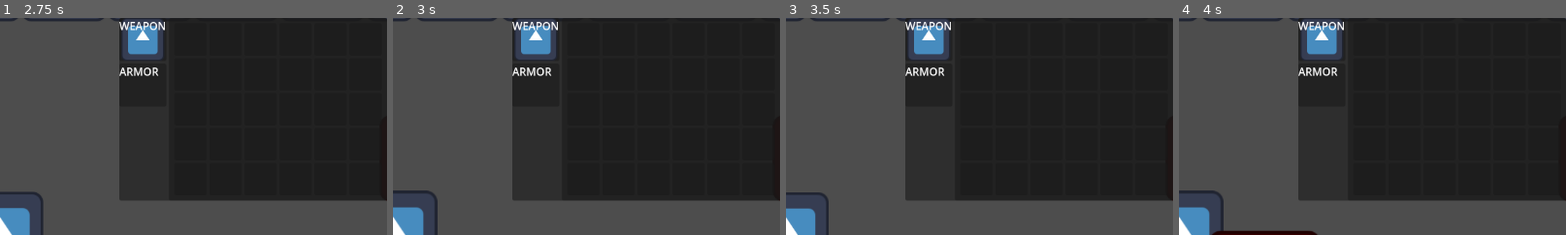
Above: before the commit, frames 1-4 (left to right).
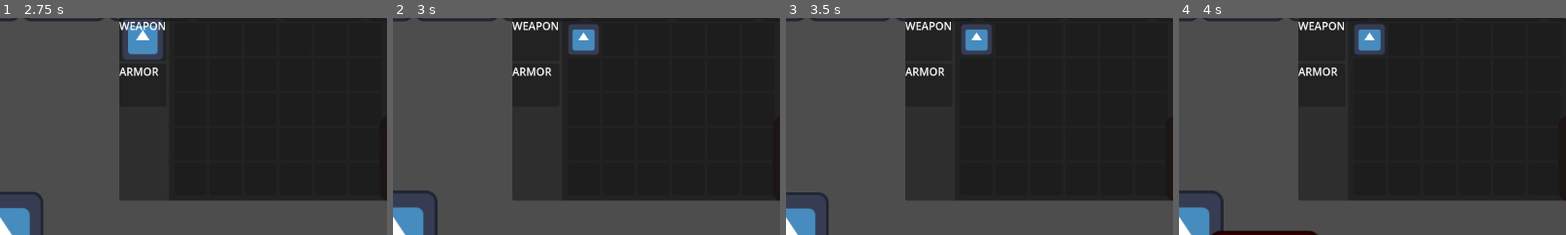
Above: after the commit, the same moments.

Repository: PietPadda/Godot_2D_ARPG
Game: Godot game, scene res://scenes/levels/main.tscn
The game is run twice, just before and just after one commit, with the same random seed, the same clock (stepped at 60 frames per second) and the same inputs. The engine's default icon, where the game draws it, is replaced by a stand-in: a white triangle on a blue panel in a dark square.
Inputs (mouse positions are % of the whole screen's width and height, from its top left):
- Up to frame 1 (2.75 s): tap Enter at 0.5 s; move the mouse to (72, 45) at 0.52 s; tap Space (attack) at 0.6 s; click (72, 45) at 0.67 s; move the mouse to (30, 55) at 1.27 s; click (30, 55) at 1.35 s; move the mouse to (60, 28) at 2.02 s; tap C (toggle_character_sheet) at 2.1 s; click (60, 28) at 2.17 s
- Up to frame 2 (3 s): move the mouse to (68, 5) at 2.77 s; tap Space (attack) at 2.85 s; click (68, 5) at 2.92 s
- Up to frame 3 (3.5 s): no input
- Up to frame 4 (4 s): move the mouse to (68, 15) at 3.52 s; press the mouse at (68, 15) at 3.53 s
The pictures show only the part of the screen within x 50-100%, y 0-50%; the shares and areas given below are measured in that part.

Frame 1 is identical in both runs. In frame 2, 3.0% of the frame differs, in the area x 31-54%, y 0-20%; in frame 3, 3.0%; in frame 4, 3.0%.

Commit message:
fix(ui): ensure character sheet redraws on all data changes

Diff:
--- a/scripts/components/equipment_component.gd
+++ b/scripts/components/equipment_component.gd
@@ -21,5 +21,5 @@
 		var item = equipment_data.equipped_items[slot]
 		if item:
 			equipment_data.equipped_items[slot] = null
-			emit_signal("equipment_changed")
+			emit_signal("equipment_changed") # Announce the change
 			print("Unequipped: ", item.item_name)
--- a/scripts/ui/character_sheet.gd
+++ b/scripts/ui/character_sheet.gd
@@ -20,6 +20,8 @@
 var equipment_component: EquipmentComponent:
 	set(value):
 		equipment_component = value
+		# Listen for equipment changes to trigger a redraw.
+		equipment_component.equipment_changed.connect(redraw)
 
 func _ready() -> void:
 	# Connect signals from the UI slots to our controller logic.
@@ -59,7 +61,8 @@
 	# The add_item function returns true if it succeeds.
 	# Check if inventory has space before unequipping.
 	if inventory_component.add_item(item_data):
-		equipment_component.equipment_data.equipped_items[slot_type] = null
+		# Call the component's method instead of modifying its data directly.
+		equipment_component.unequip_item_by_slot(slot_type)
 	# Redraw will also happen automatically here.
 
 # A central function to update all UI elements.
